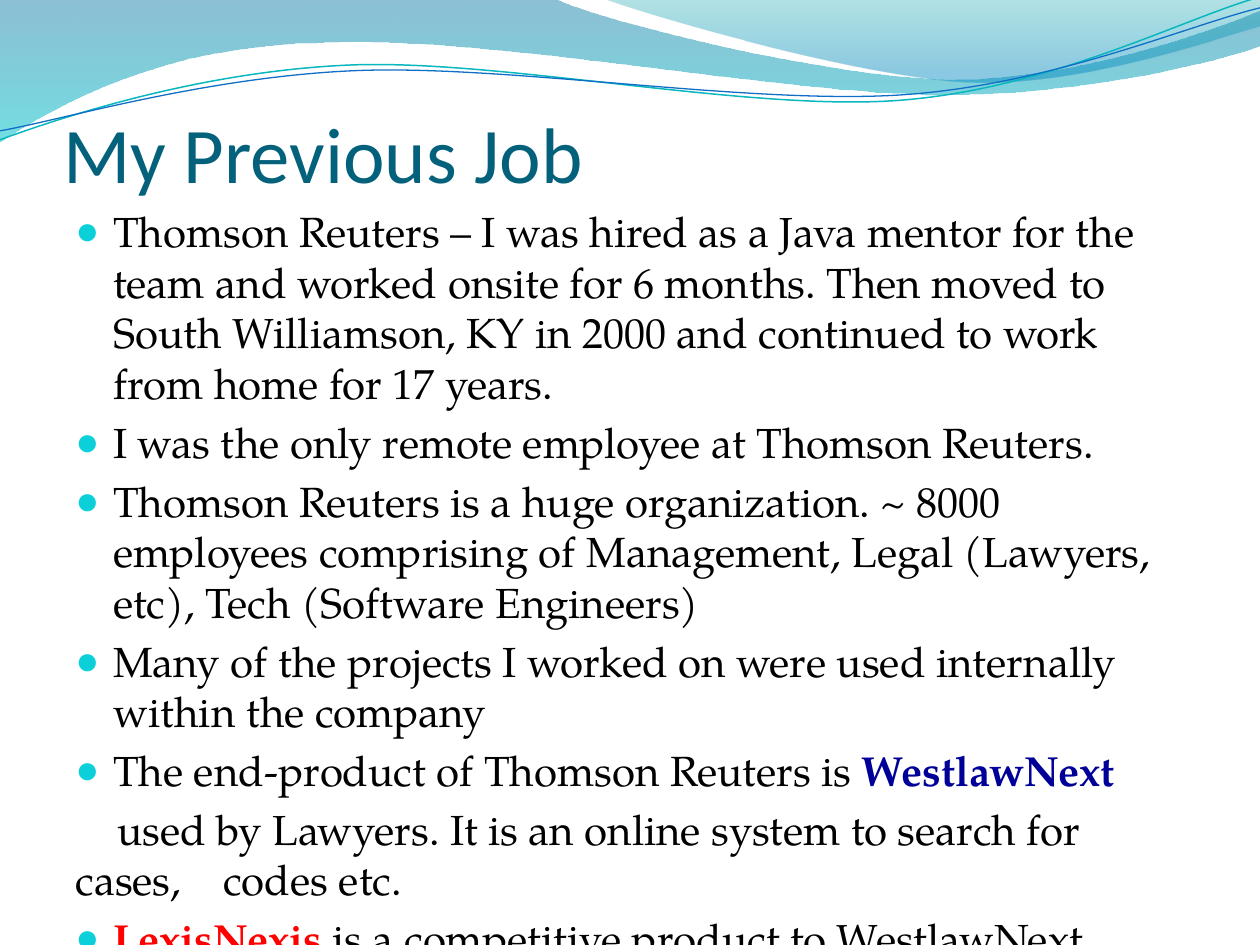
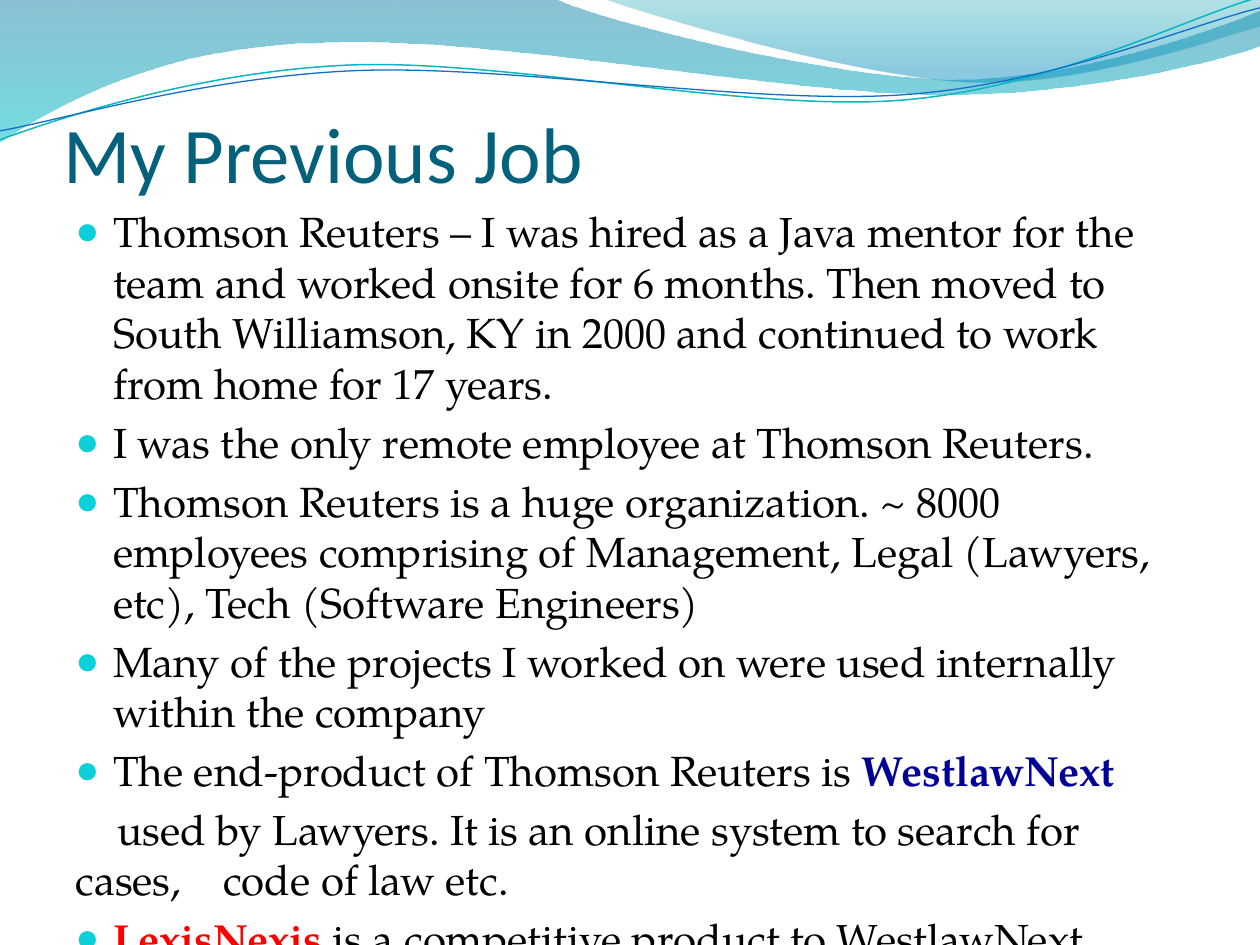
Before and after one commit to rkavitha/PresentationOnITIndustry, a slide deck: slide 3 of IT Industry.pptx. Drawn at 1260x945 pixels with LibreOffice and Linux fonts; fonts in the diff are those of the drawing; background and template pictures are left out. Boxes give left, top, right and bottom in pixels: in the first picture for what was removed or moved away, otherwise in the second. Text is boxed around its words. In the diff, an @@ line names an element or a change of style, - is before the commit and + after.

```diff
--- a/IT Industry.pptx
+++ b/IT Industry.pptx
@@ text at (x1=117, y1=814, x2=1080, y2=896): text changed @@
-used by Lawyers. It is an online system to search for cases, codes etc.
+used by Lawyers. It is an online system to search for cases, code of law etc.
```
Also in this commit, not shown: 1 other slide changed.
